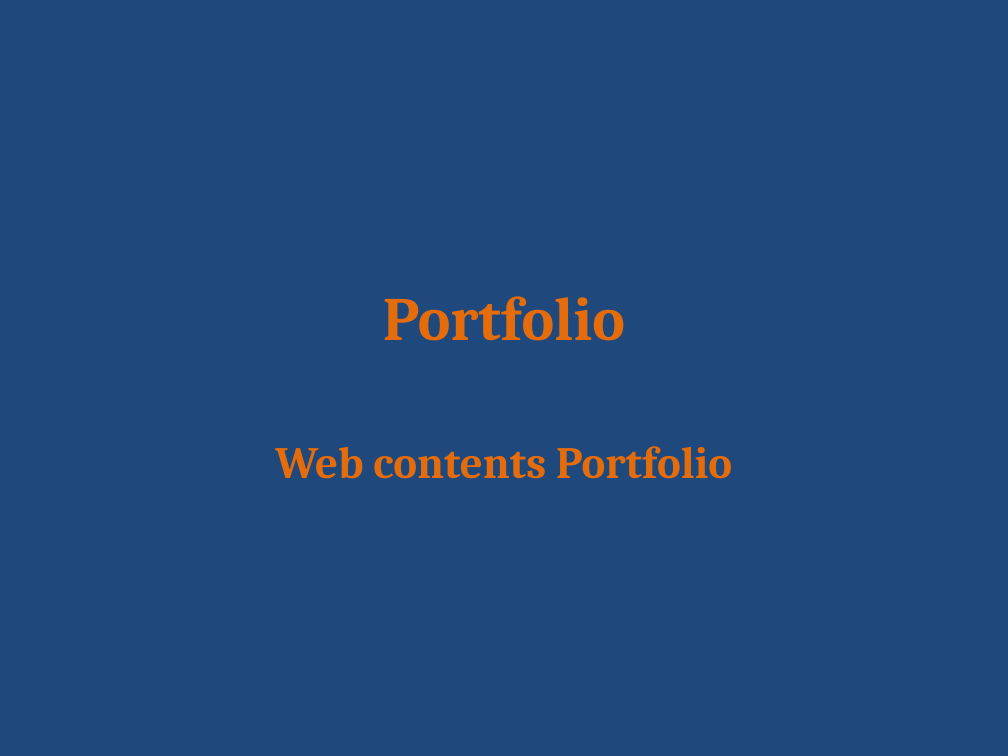
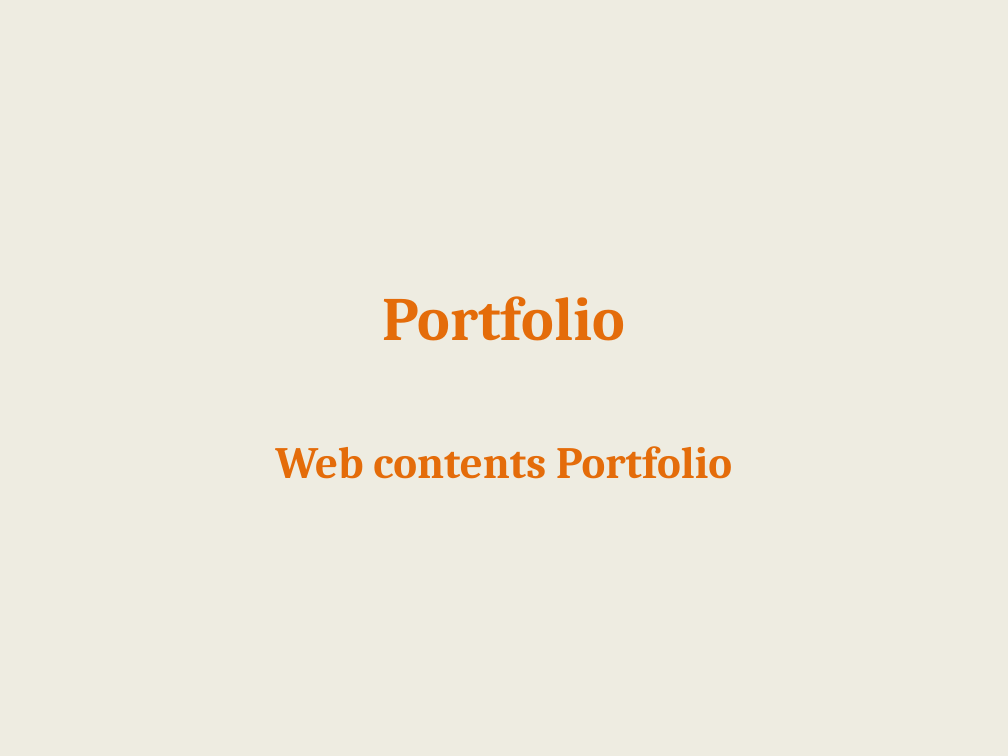
Before and after one commit to JOYEALIN/portfolio, a slide deck: slide 1 of Portfolio.pptx. Drawn at 1008x756 pixels with LibreOffice and Linux fonts; fonts in the diff are those of the drawing. Boxes give left, top, right and bottom in pixels: in the first picture for what was removed or moved away, otherwise in the second. Text is boxed around its words. In the diff, an @@ line names an element or a change of style, - is before the commit and + after.

```diff
--- a/Portfolio.pptx
+++ b/Portfolio.pptx
@@ background #1F497D to #EEECE1 @@
```
Also in this commit, not shown: 2 other slides changed, 6 slides added.
